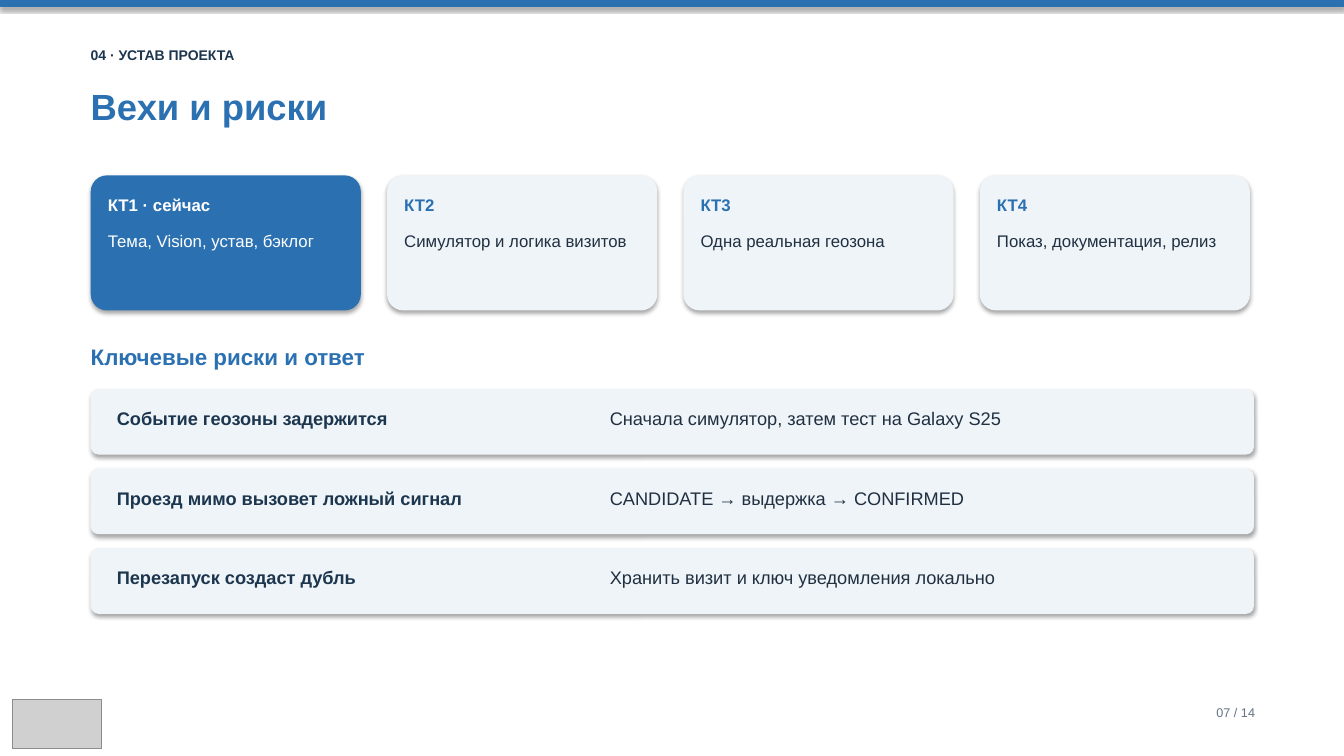
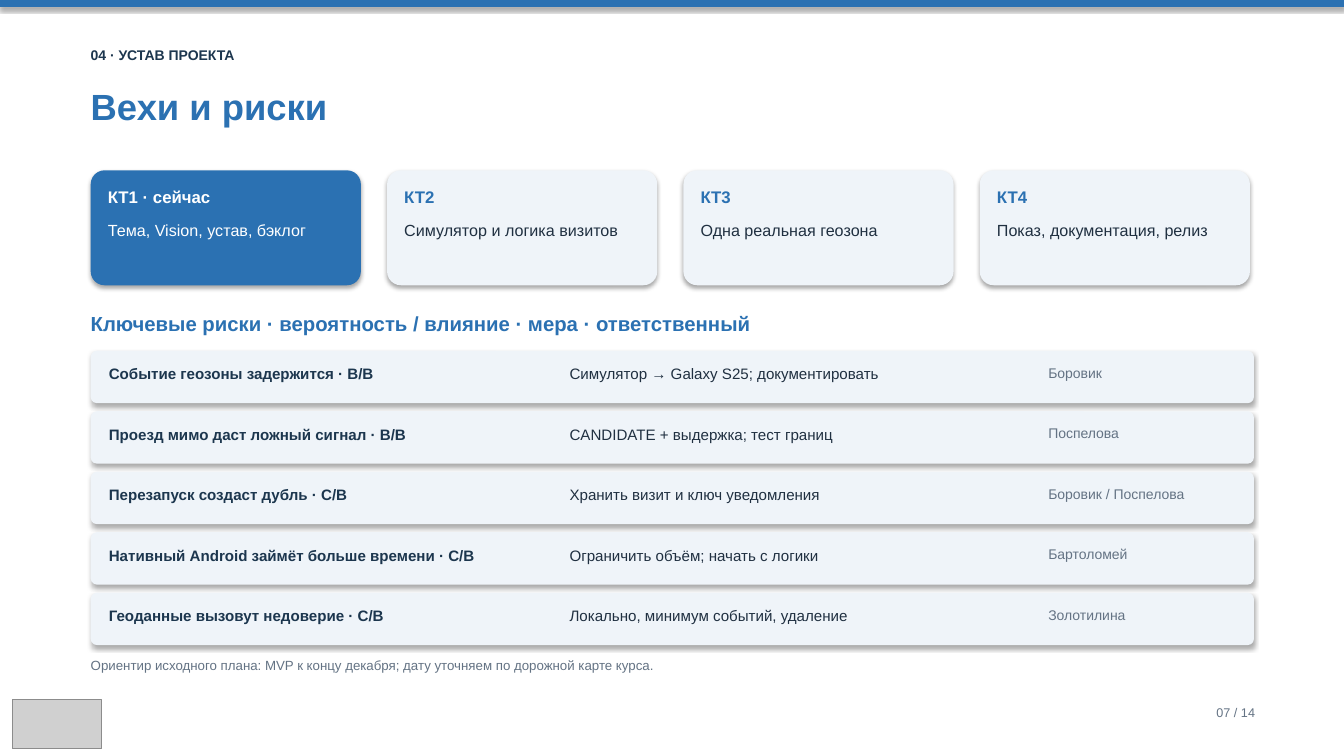
Before and after one commit to techmo0/GoCue, a slide deck: slide 7 of docs/lab-01/Презентация_GoCue_КТ1.pptx. Drawn at 1344x756 pixels with LibreOffice and Linux fonts; fonts in the diff are those of the drawing; grey boxes stand for pictures. Boxes give left, top, right and bottom in pixels: in the first picture for what was removed or moved away, otherwise in the second. Text is boxed around its words. In the diff, an @@ line names an element or a change of style, - is before the commit and + after.

```diff
--- a/docs/lab-01/Презентация_GoCue_КТ1.pptx
+++ b/docs/lab-01/Презентация_GoCue_КТ1.pptx
@@ rounded rectangle: place and size @@
-rounded rectangle at [91, 175, 361, 311]
+rounded rectangle at [91, 170, 361, 285]
@@ rounded rectangle: place and size @@
-rounded rectangle at [387, 175, 657, 311]
+rounded rectangle at [387, 170, 657, 285]
@@ rounded rectangle: place and size @@
-rounded rectangle at [684, 175, 954, 311]
+rounded rectangle at [684, 170, 954, 285]
@@ rounded rectangle: place and size @@
-rounded rectangle at [980, 175, 1250, 311]
+rounded rectangle at [980, 170, 1250, 285]
@@ 4 texts: place and size @@
-4 texts at [108, 198, 1027, 211]
+4 texts at [108, 190, 1027, 203]
@@ text "Тема, Vision, устав, бэклог": place and size @@
-text "Тема, Vision, устав, бэклог" at [108, 234, 314, 251]
+text "Тема, Vision, устав, бэклог" at [108, 224, 306, 240]
@@ text "Симулятор и логика визитов": place and size @@
-text "Симулятор и логика визитов" at [404, 235, 627, 251]
+text "Симулятор и логика визитов" at [404, 224, 618, 240]
@@ text "Одна реальная геозона": place and size @@
-text "Одна реальная геозона" at [701, 235, 885, 251]
+text "Одна реальная геозона" at [701, 224, 877, 240]
@@ size 12 to 11.5 pt in 4 elements at [108, 224, 306, 240], [404, 224, 618, 240], [701, 224, 877, 240], [997, 225, 1208, 240] @@
@@ text "Показ, документация, релиз": place and size @@
-text "Показ, документация, релиз" at [997, 235, 1216, 251]
+text "Показ, документация, релиз" at [997, 225, 1208, 240]
@@ text at [91, 316, 750, 336]: text changed; size 16 to 14.5 pt @@
-Ключевые риски и ответ
+Ключевые риски · вероятность / влияние · мера · ответственный
@@ rounded rectangle: place and size @@
-rounded rectangle at [91, 389, 1254, 455]
+rounded rectangle at [91, 351, 1254, 403]
@@ text at [109, 368, 373, 382]: text changed; size 13 to 10.8 pt @@
-Событие геозоны задержится
+Событие геозоны задержится · В/В
@@ text at [570, 368, 878, 382]: text changed; size 13 to 10.8 pt @@
-Сначала симулятор, затем тест на Galaxy S25
+Симулятор → Galaxy S25; документировать
@@ text added at [1048, 368, 1102, 381], 10 pt, text #647384 @@
+Боровик
@@ rounded rectangle added at [91, 411, 1254, 464], fill #EFF4F9 @@
@@ text at [109, 428, 406, 444]: text changed; size 13 to 10.8 pt @@
-Проезд мимо вызовет ложный сигнал
+Проезд мимо даст ложный сигнал · В/В
@@ text at [570, 429, 833, 443]: text changed; size 13 to 10.8 pt @@
-CANDIDATE → выдержка → CONFIRMED
+CANDIDATE + выдержка; тест границ
@@ text added at [1048, 428, 1119, 438], 10 pt, text #647384 @@
+Поспелова
@@ rounded rectangle: place and size @@
-rounded rectangle at [91, 469, 1254, 534]
+rounded rectangle at [91, 472, 1254, 524]
@@ text at [109, 489, 347, 503]: text changed; size 13 to 10.8 pt @@
-Перезапуск создаст дубль
+Перезапуск создаст дубль · С/В
@@ text at [570, 489, 819, 503]: text changed; size 13 to 10.8 pt @@
-Хранить визит и ключ уведомления локально
+Хранить визит и ключ уведомления
@@ text added at [1048, 489, 1185, 502], 10 pt, text #647384 @@
+Боровик / Поспелова
@@ rounded rectangle: place and size @@
-rounded rectangle at [91, 548, 1254, 614]
+rounded rectangle at [91, 532, 1254, 585]
@@ text added at [109, 549, 474, 564], 10.8 pt, text #1C364E, bold @@
+Нативный Android займёт больше времени · С/В
@@ text added at [570, 550, 818, 564], 10.8 pt, text #203041 @@
+Ограничить объём; начать с логики
@@ text added at [1048, 548, 1127, 562], 10 pt, text #647384 @@
+Бартоломей
@@ rounded rectangle added at [91, 593, 1254, 645], fill #EFF4F9 @@
@@ text added at [109, 610, 384, 624], 10.8 pt, text #1C364E, bold @@
+Геоданные вызовут недоверие · С/В
@@ text added at [570, 609, 848, 624], 10.8 pt, text #203041 @@
+Локально, минимум событий, удаление
@@ text added at [1048, 610, 1125, 620], 10 pt, text #647384 @@
+Золотилина
@@ text added at [91, 660, 654, 673], 9.5 pt, text #647384 @@
+Ориентир исходного плана: MVP к концу декабря; дату уточняем по дорожной карте курса.
```
Also in this commit, not shown: 6 other slides changed, 2 slides added, 2 slides removed, 1 other file.
